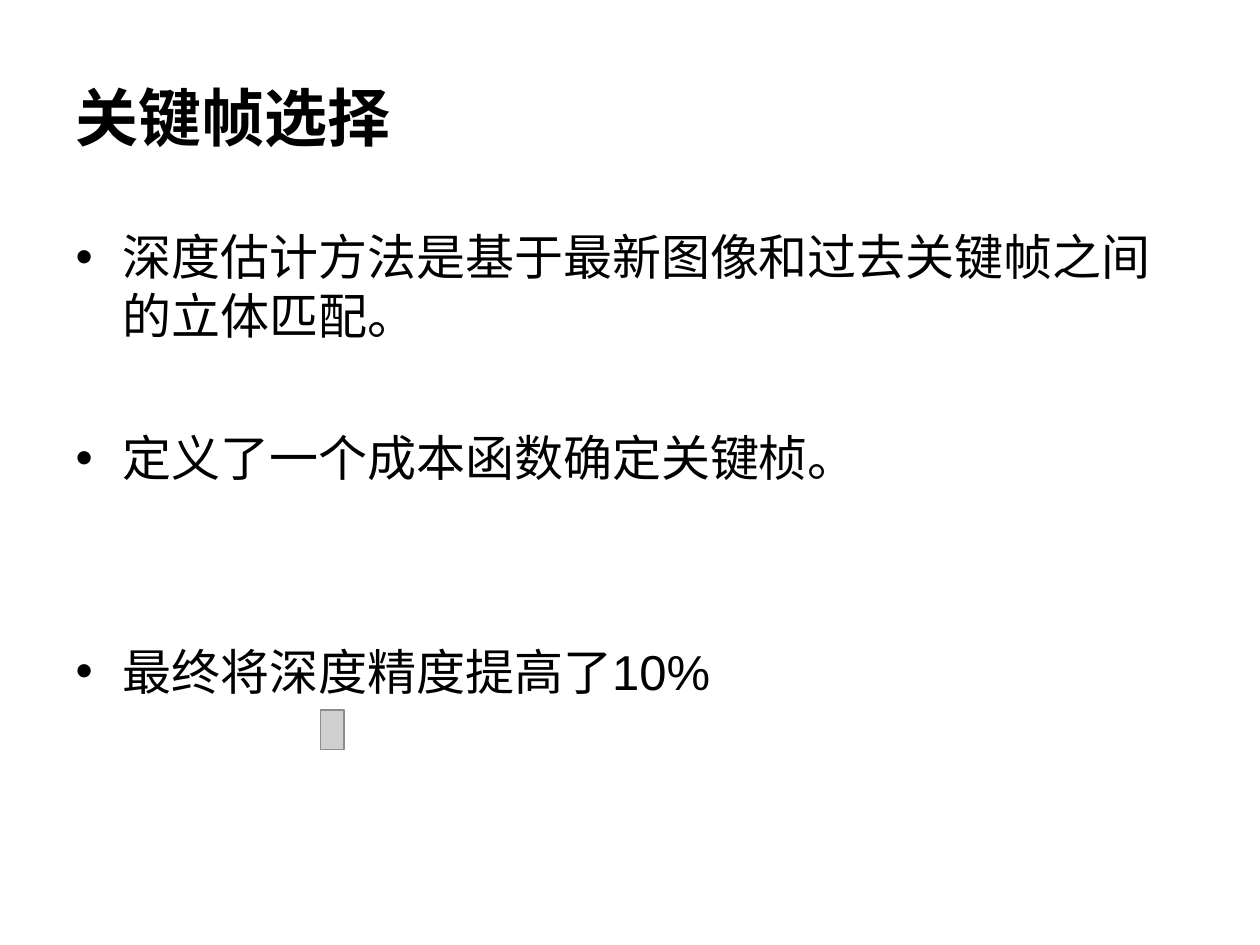
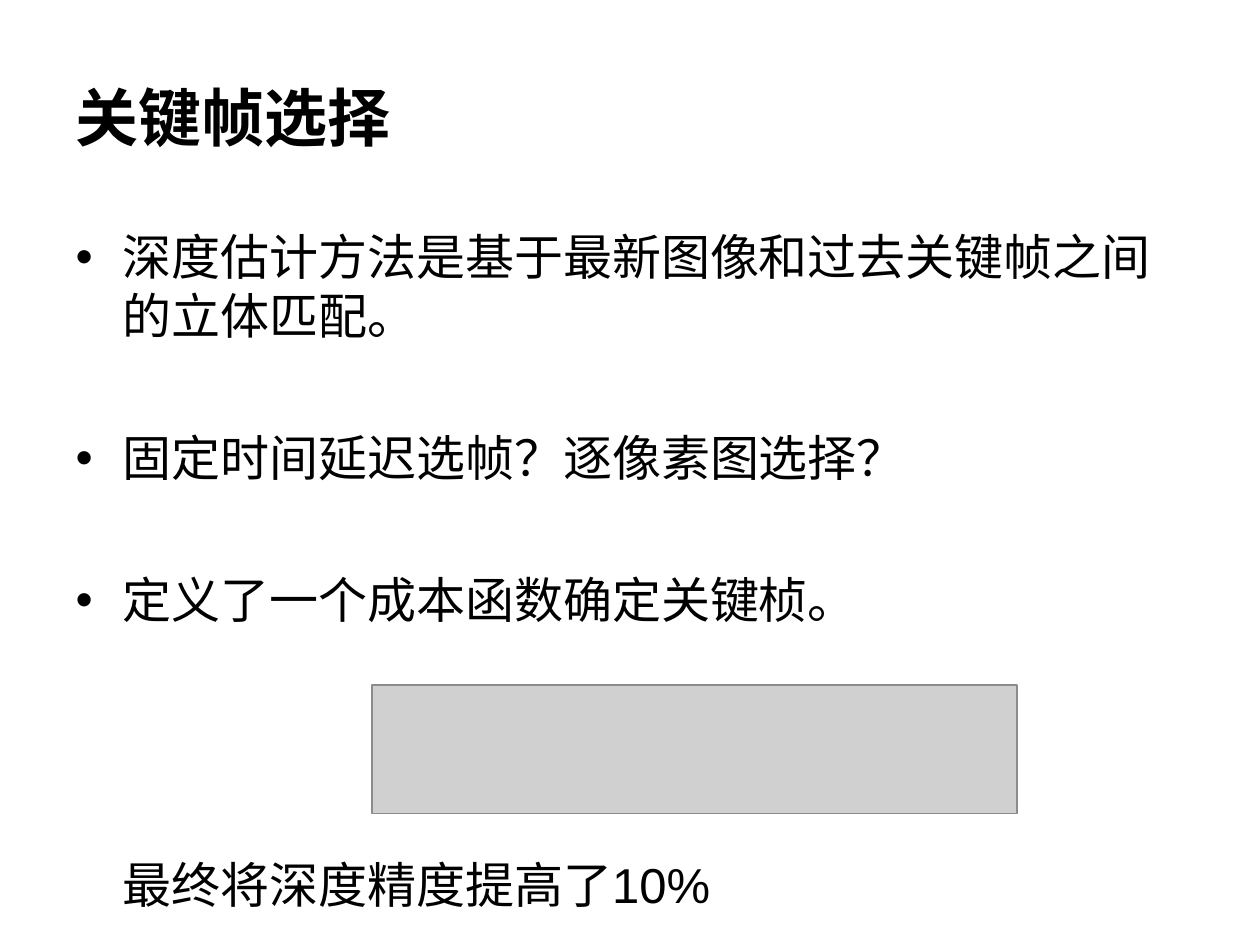
Before and after one commit to 5lyTher1n/graphics2019, a slide deck: slide 4 of 21960540侯保蕾/读书报告/读书报告.ppt. Drawn at 1260x945 pixels with LibreOffice and Linux fonts; fonts in the diff are those of the drawing; grey boxes stand for pictures; background and template pictures are left out. Boxes give left, top, right and bottom in pixels: in the first picture for what was removed or moved away, otherwise in the second. Text is boxed around its words. In the diff, an @@ line names an element or a change of style, - is before the commit and + after.

```diff
--- a/21960540侯保蕾/读书报告/读书报告.ppt
+++ b/21960540侯保蕾/读书报告/读书报告.ppt
@@ text at (123,434,906,480): paragraph added @@
+• 固定时间延迟选帧？逐像素图选择？
@@ picture: place and size @@
-picture at (320,711,344,750)
+picture at (372,685,1017,814)
@@ text at (123,861,710,907): bullet • to none @@
```
Also in this commit, not shown: 7 other slides changed, 1 slide added, 35 other files.
